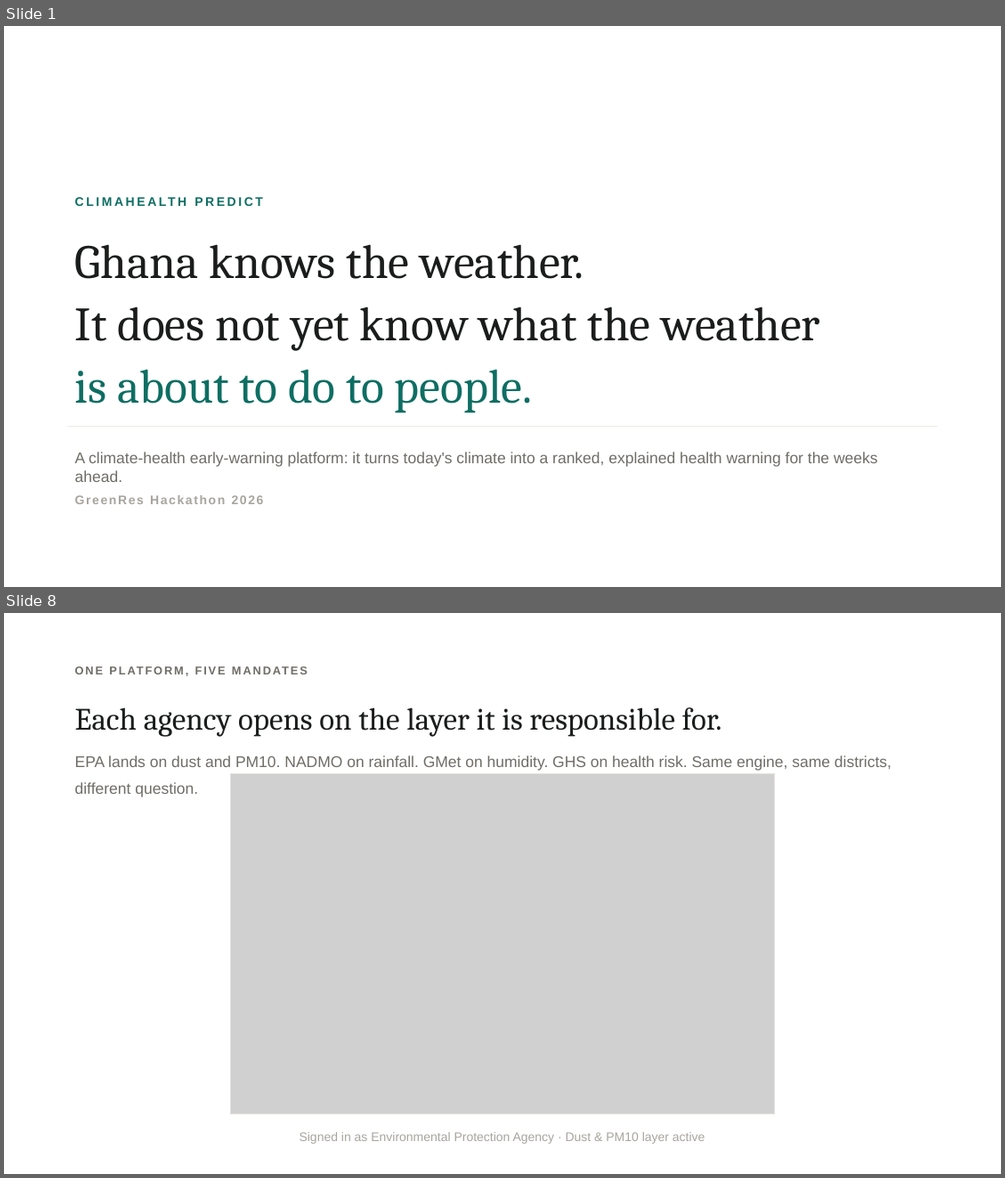
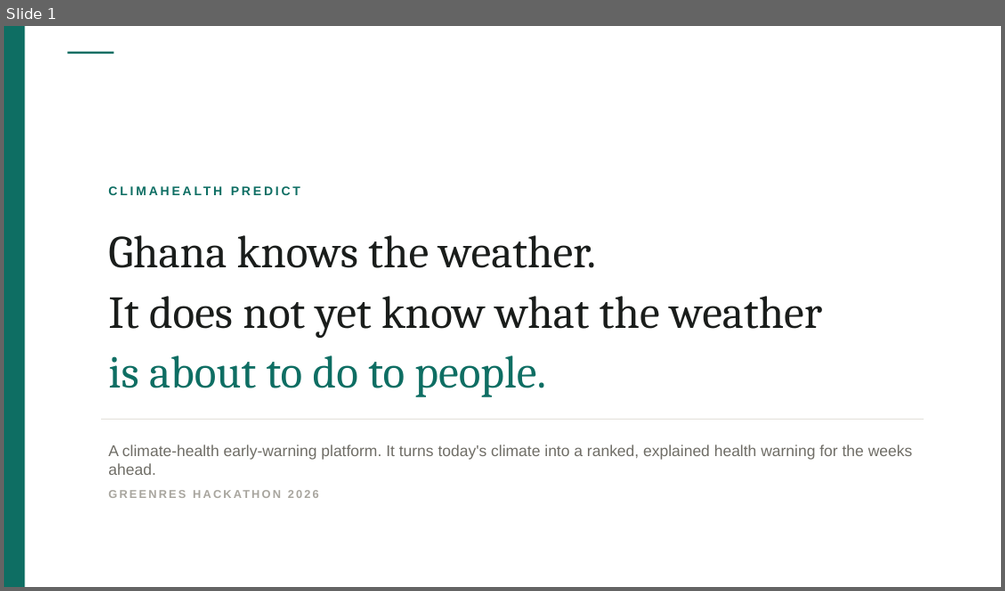
Before and after one commit to Joeboy77/ClimateHealth, a slide deck: deck/ClimaHealth-Predict.pptx. Shown one above the other, each under a label of ours: slides 1 and 8 before the commit, slide 1 after it; the slides between them are not shown. The pictures are 1005x1178 and 1005x591 pixels, drawn with LibreOffice and Linux fonts; fonts in the diff are those of the drawing; grey boxes stand for pictures. Boxes give left, top, right and bottom in pixels: in the first picture for what was removed or moved away, otherwise in the second. Text is boxed around its words. In the diff, an @@ line names an element or a change of style, - is before the commit and + after.

```diff
--- a/deck/ClimaHealth-Predict.pptx
+++ b/deck/ClimaHealth-Predict.pptx
@@ slide 8 removed at [4, 613, 1001, 1174], background #FFFFFF @@
@@ text removed at [67, 659, 938, 682] @@
-ONE PLATFORM, FIVE MANDATES
@@ text removed at [75, 707, 891, 771] @@
-Each agency opens on the layer it is responsible for.
-EPA lands on dust and PM10. NADMO on rainfall. GMet on humidity. GHS on health risk. Same engine, same districts, different question.
@@ picture removed at [231, 774, 775, 1114] @@
@@ rectangle removed at [231, 774, 775, 1114] @@
@@ text removed at [299, 1132, 704, 1143] @@
-Signed in as Environmental Protection Agency · Dust & PM10 layer active
@@ slide 1 changed as well @@
@@ rectangle added at [4, 26, 25, 587], fill #0E6E63 @@
@@ rectangle added at [67, 52, 114, 54], fill #0E6E63 @@
@@ text "CLIMAHEALTH PREDICT": place and size @@
-text "CLIMAHEALTH PREDICT" at [75, 244, 820, 403]
+text "CLIMAHEALTH PREDICT" at [108, 235, 822, 397]
@@ text "CLIMAHEALTH PREDICT" at [108, 235, 822, 397]: letter spacing 2.2 to 2.4 pt in "CLIMAHEALTH PREDICT"; size 46 to 44 pt in "Ghana knows the weather.", "It does not yet know what the ...", "is about to do to people."; more space between paragraphs; line spacing 1.05 to 1.06; less space between paragraphs @@
@@ rectangle: place and size @@
-rectangle at [67, 426, 938, 426]
+rectangle at [101, 418, 923, 419]
@@ text at [108, 444, 913, 475]: text changed @@
-A climate-health early-warning platform: it turns today's climate into a ranked, explained health warning for the weeks ahead.
-GreenRes Hackathon 2026
+A climate-health early-warning platform. It turns today's climate into a ranked, explained health warning for the weeks ahead.
+GREENRES HACKATHON 2026
```
Also in this commit, not shown: 8 other slides changed, 3 slides added, 9 other slides removed, 9 other files.
